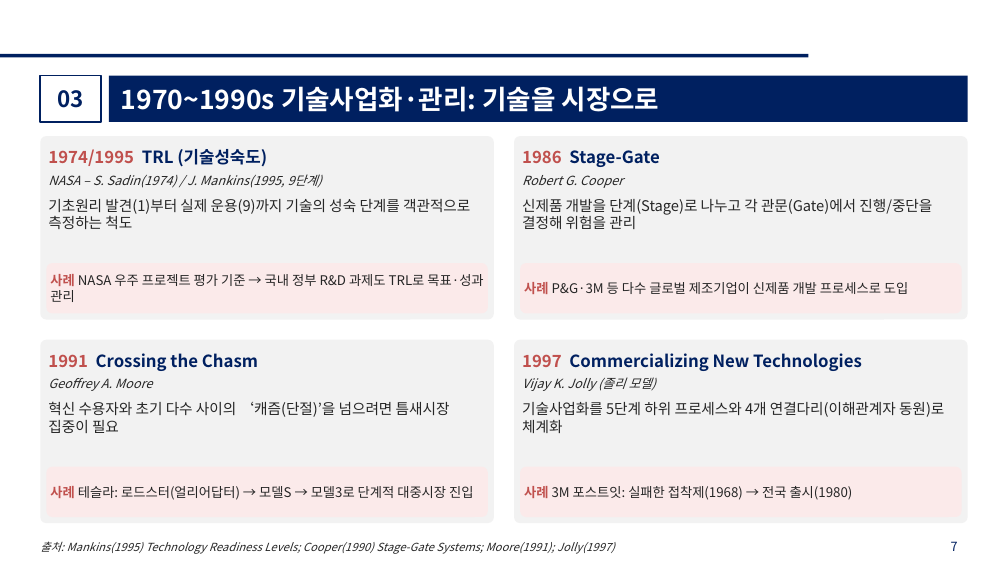
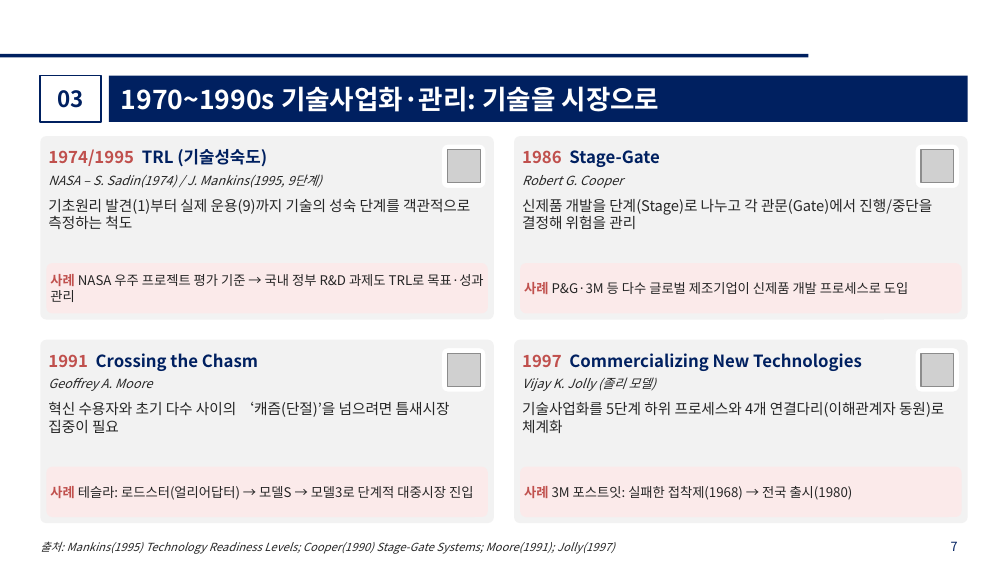
Before and after one commit to kicfseo-netizen/mini-web-toys, a slide deck: slide 7 of startup-theory-lecture/창업이론_강의자료.pptx. Drawn at 1008x567 pixels with LibreOffice and Linux fonts; fonts in the diff are those of the drawing; grey boxes stand for pictures; background and template pictures are left out. Boxes give left, top, right and bottom in pixels: in the first picture for what was removed or moved away, otherwise in the second. Text is boxed around its words. In the diff, an @@ line names an element or a change of style, - is before the commit and + after.

```diff
--- a/startup-theory-lecture/창업이론_강의자료.pptx
+++ b/startup-theory-lecture/창업이론_강의자료.pptx
@@ rounded rectangle added at (x1=442, y1=144, x2=486, y2=188), fill #FFFFFF, outline #F2F2F2 0.75 pt @@
@@ rounded rectangle added at (x1=915, y1=144, x2=960, y2=188), fill #FFFFFF, outline #F2F2F2 0.75 pt @@
@@ picture added at (x1=448, y1=150, x2=481, y2=183) @@
@@ picture added at (x1=921, y1=150, x2=955, y2=183) @@
@@ rounded rectangle added at (x1=442, y1=348, x2=486, y2=392), fill #FFFFFF, outline #F2F2F2 0.75 pt @@
@@ picture added at (x1=448, y1=354, x2=481, y2=387) @@
@@ rounded rectangle added at (x1=915, y1=348, x2=960, y2=392), fill #FFFFFF, outline #F2F2F2 0.75 pt @@
@@ picture added at (x1=921, y1=354, x2=955, y2=387) @@
```
Also in this commit, not shown: 18 other slides changed, 27 other files.
